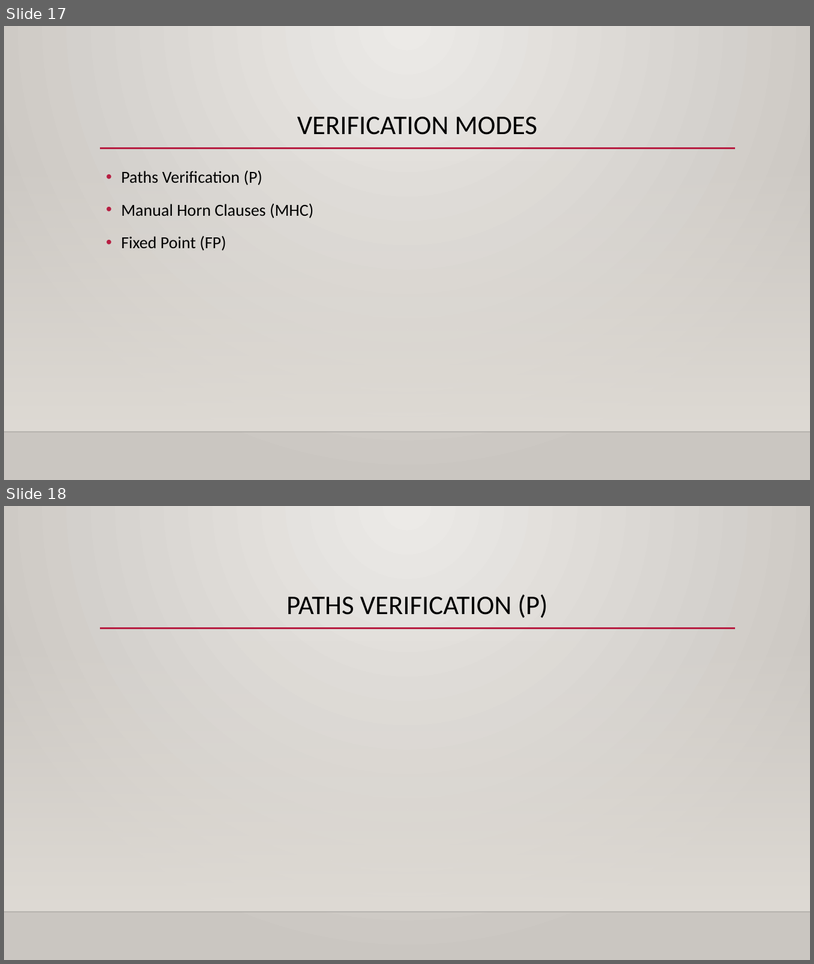
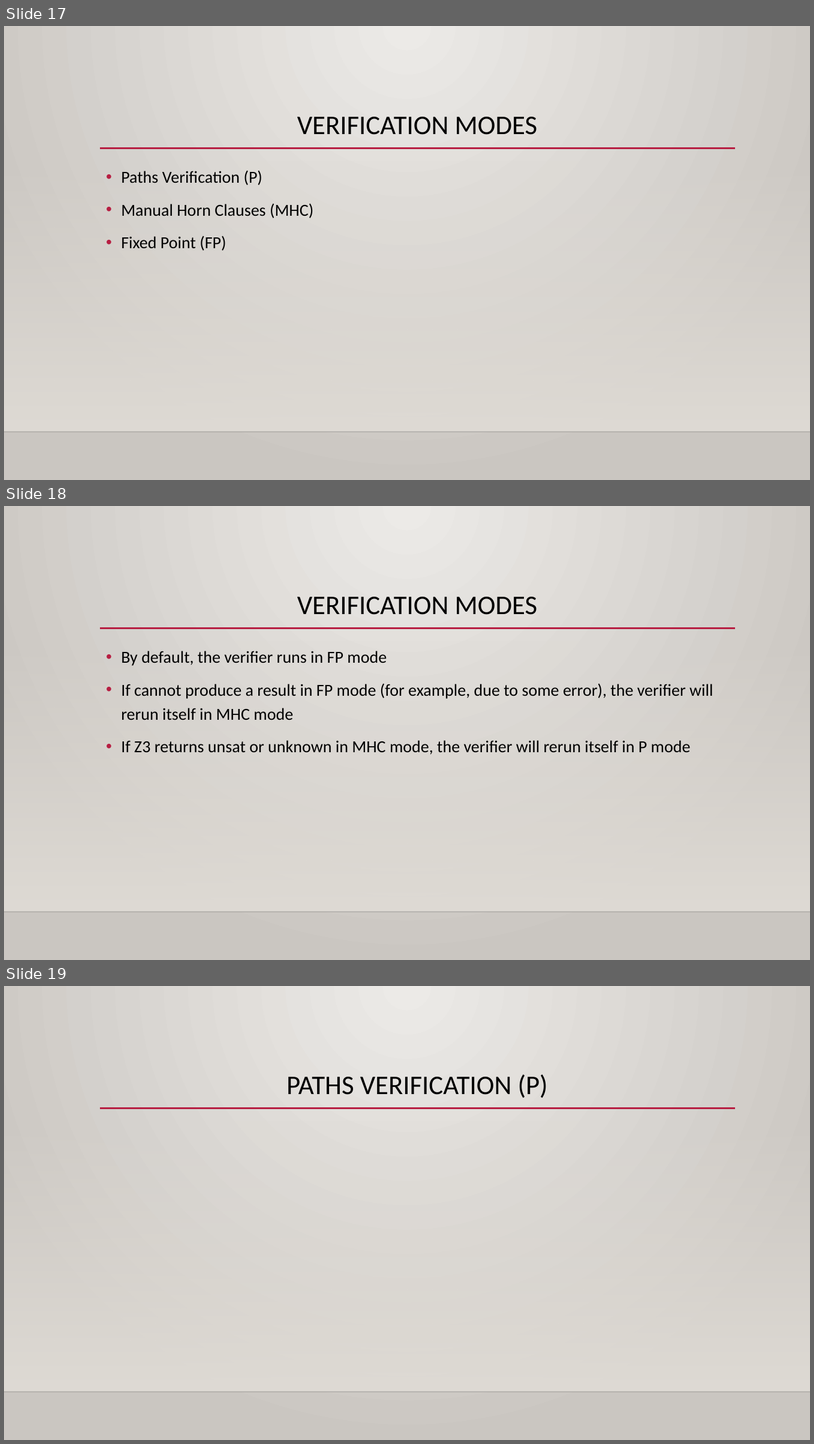
Before and after one commit to Robert-Litvak/Formal-Verification-Project, a slide deck: Project Presentation.pptx. Shown one above the other, each under a label of ours: slides 17 and 18 before the commit, slides 17, 18 and 19 after it. The pictures are 814x964 and 814x1444 pixels, drawn with LibreOffice and Linux fonts; fonts in the diff are those of the drawing; grey boxes stand for pictures; background and template pictures are left out. Boxes give left, top, right and bottom in pixels: in the first picture for what was removed or moved away, otherwise in the second. Text is boxed around its words. In the diff, an @@ line names an element or a change of style, - is before the commit and + after.

```diff
--- a/Project Presentation.pptx
+++ b/Project Presentation.pptx
@@ slide 18 added at <box>4,506,810,960</box>, background gradient #ECEAE7 to #CAC7C1; not listed: 3 template elements that a slide beside it also shows @@
@@ title added at <box>297,597,538,615</box>, 32 pt, text #000000 @@
+VERIFICATION MODES
@@ text added at <box>121,651,713,754</box>, 20 pt, text #000000 @@
+• By default, the verifier runs in FP mode
+• If cannot produce a result in FP mode (for example, due to some error), the verifier will rerun itself in MHC mode
+• If Z3 returns unsat or unknown in MHC mode, the verifier will rerun itself in P mode
@@ what was slide 18 is now slide 19 @@
```
Also in this commit, not shown: 2 slides changed.
